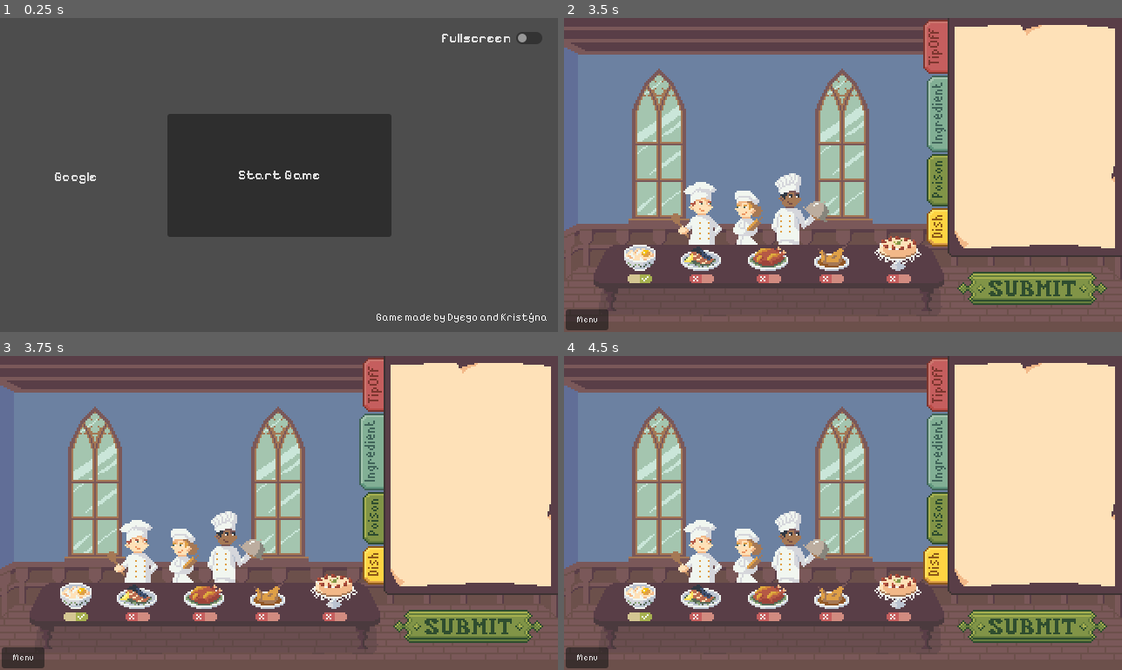
Above: before the commit, frames 1-4 (two rows, left to right).
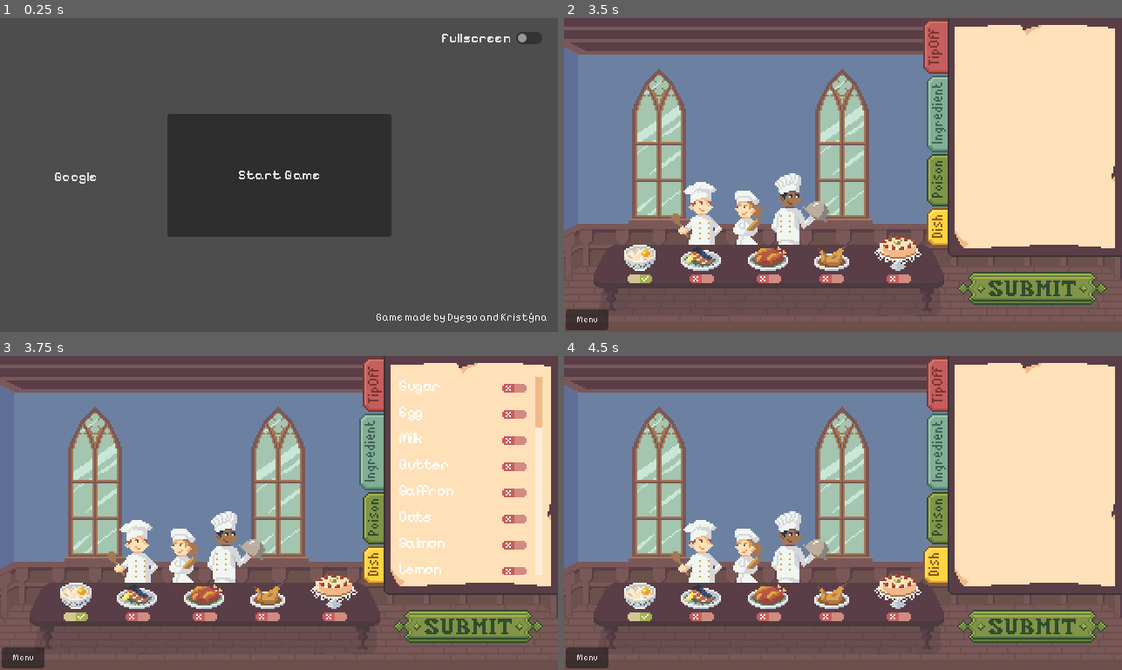
Above: after the commit, the same moments.

Repository: krstnvz/brackeys-gamejam
Game: Godot game, scene res://scenes/game/root.tscn
Same seed, same stepped clock (60 frames per second), same inputs: the game is played once before the commit and once after it.
Inputs (mouse positions are in pixels of both pictures, inside the frame that each line leads up to):
- Up to frame 1 (0.25 s): no input
- Up to frame 2 (3.5 s): click "Start Game" at 0.5 s; click (642, 278) at 1.27 s; click (1105, 178) at 2 s; click (932, 46) at 2.75 s
- Up to frame 3 (3.75 s): click (368, 450) at 3.5 s
- Up to frame 4 (4.5 s): click (932, 563) at 4.25 s

Frames 1-2 are identical in both runs. In frame 3, 2.4% of the frame differs, in the area x 71-98%, y 6-70%; in frame 4, nothing differs.

Commit message:
feat: make the menu and scroll view theme

Diff:
--- a/project.godot
+++ b/project.godot
@@ -37,6 +37,7 @@
 
 [rendering]
 
+textures/canvas_textures/default_texture_filter=0
 rendering_device/driver.windows="d3d12"
 renderer/rendering_method="gl_compatibility"
 renderer/rendering_method.mobile="gl_compatibility"
--- a/scenes/components/IngredientButton.tscn
+++ b/scenes/components/IngredientButton.tscn
@@ -1,9 +1,35 @@
 [gd_scene format=3 uid="uid://62xkmihlpayo"]
 
+[ext_resource type="Texture2D" uid="uid://blbu554ro8wrk" path="res://sprites/UI/toggle.png" id="1_ndfg6"]
 [ext_resource type="Script" uid="uid://chod3qf8g80ti" path="res://scripts/ingredients/ingredient_button.gd" id="1_ta6o6"]
 
-[node name="CheckButton" type="CheckButton" unique_id=2063293023]
-offset_right = 44.0
-offset_bottom = 24.0
+[sub_resource type="AtlasTexture" id="AtlasTexture_ndfg6"]
+atlas = ExtResource("1_ndfg6")
+region = Rect2(0, 0, 14, 5)
+
+[sub_resource type="AtlasTexture" id="AtlasTexture_j5jj3"]
+atlas = ExtResource("1_ndfg6")
+region = Rect2(0, 5, 14, 5)
+
+[node name="Label" type="Label" unique_id=1160190821]
+offset_right = 20.0
+offset_bottom = 11.0
+size_flags_horizontal = 3
+theme_override_font_sizes/font_size = 8
 text = "name"
+text_direction = 1
 script = ExtResource("1_ta6o6")
+
+[node name="TextureButton" type="TextureButton" parent="." unique_id=1458371996]
+layout_mode = 1
+anchors_preset = -1
+anchor_top = 0.5
+anchor_bottom = 0.5
+offset_left = 59.0
+offset_top = -1.5
+offset_right = 73.0
+offset_bottom = 3.5
+grow_horizontal = 2
+grow_vertical = 2
+texture_normal = SubResource("AtlasTexture_ndfg6")
+texture_pressed = SubResource("AtlasTexture_j5jj3")
--- a/scenes/game/level_1.tscn
+++ b/scenes/game/level_1.tscn
@@ -20,10 +20,11 @@
 [ext_resource type="PackedScene" uid="uid://btaiju14nygip" path="res://scenes/game/side_menu.tscn" id="18_u0pkn"]
 [ext_resource type="Texture2D" uid="uid://vb52msgfi0k7" path="res://sprites/UI/buttons/fancy_button.png" id="20_15xv0"]
 [ext_resource type="Script" uid="uid://jhes5jx3ht77" path="res://scripts/overlay_visibility.gd" id="27_bjnfs"]
-[ext_resource type="Script" uid="uid://bl7126h1hxp4c" path="res://scripts/ingredients/ingredient_list.gd" id="28_1em48"]
-[ext_resource type="PackedScene" uid="uid://62xkmihlpayo" path="res://scenes/components/IngredientButton.tscn" id="29_l23sr"]
 [ext_resource type="Script" uid="uid://rohhvs6o5y5k" path="res://scripts/cooks/cook_statement.gd" id="30_wd80t"]
 [ext_resource type="Resource" uid="uid://cmd7y583cyq1w" path="res://data objects/cooks/level1/rose1.tres" id="31_q82fx"]
+
+[sub_resource type="Resource" id="Resource_4xw7v"]
+metadata/__load_path__ = "res://data objects/dishes/sweet_porridge.tres"
 
 [sub_resource type="AtlasTexture" id="AtlasTexture_8i3vp"]
 resource_local_to_scene = true
@@ -63,6 +64,7 @@
 offset_top = 258.0
 offset_right = 87.0
 offset_bottom = 275.0
+dish = SubResource("Resource_4xw7v")
 
 [node name="DishButton2" parent="Dishes" unique_id=1160370312 instance=ExtResource("3_2cwer")]
 offset_left = 132.0
@@ -151,42 +153,6 @@
 
 [node name="Overlays" type="Node" parent="." unique_id=1645188447]
 
-[node name="IngredientsOverlay" type="CanvasLayer" parent="Overlays" unique_id=2074792183]
-visible = false
-script = ExtResource("27_bjnfs")
-
-[node name="ColorRect" type="ColorRect" parent="Overlays/IngredientsOverlay" unique_id=486545134]
-offset_left = 437.0
-offset_top = 33.0
-offset_right = 640.0
-offset_bottom = 355.0
-color = Color(0.18039216, 0.18039216, 0.18039216, 1)
-
-[node name="CancelButton" type="Button" parent="Overlays/IngredientsOverlay" unique_id=1317162803]
-anchors_preset = 8
-anchor_left = 0.5
-anchor_top = 0.5
-anchor_right = 0.5
-anchor_bottom = 0.5
-offset_left = 293.0
-offset_top = -141.0
-offset_right = 312.0
-offset_bottom = -110.0
-grow_horizontal = 2
-grow_vertical = 2
-text = "X"
-
-[node name="ScrollContainer" type="ScrollContainer" parent="Overlays/IngredientsOverlay" unique_id=677144390]
-offset_left = 445.0
-offset_top = 75.0
-offset_right = 633.0
-offset_bottom = 345.0
-
-[node name="VBoxContainer" type="VBoxContainer" parent="Overlays/IngredientsOverlay/ScrollContainer" unique_id=1810388603]
-layout_mode = 2
-script = ExtResource("28_1em48")
-ingredient_button = ExtResource("29_l23sr")
-
 [node name="TipOffOverlay" type="CanvasLayer" parent="Overlays" unique_id=754780104]
 visible = false
 script = ExtResource("27_bjnfs")
@@ -357,16 +323,10 @@
 theme_override_font_sizes/font_size = 10
 text = "Menu"
 
-[connection signal="refresh_ingredients" from="Dishes/DishButton1" to="Overlays/IngredientsOverlay/ScrollContainer/VBoxContainer" method="_on_dish_button_refresh_ingredients"]
-[connection signal="refresh_ingredients" from="Dishes/DishButton2" to="Overlays/IngredientsOverlay/ScrollContainer/VBoxContainer" method="_on_dish_button_refresh_ingredients"]
-[connection signal="refresh_ingredients" from="Dishes/DishButton3" to="Overlays/IngredientsOverlay/ScrollContainer/VBoxContainer" method="_on_dish_button_refresh_ingredients"]
-[connection signal="refresh_ingredients" from="Dishes/DishButton4" to="Overlays/IngredientsOverlay/ScrollContainer/VBoxContainer" method="_on_dish_button_refresh_ingredients"]
-[connection signal="refresh_ingredients" from="Dishes/DishButton5" to="Overlays/IngredientsOverlay/ScrollContainer/VBoxContainer" method="_on_dish_button_refresh_ingredients"]
 [connection signal="button_up" from="Cooks/Simon" to="Overlays/SimonStatementOverlay" method="_on_visibility_button_up"]
 [connection signal="button_up" from="Cooks/Rose" to="Overlays/RoseStatementOverlay" method="_on_visibility_button_up"]
 [connection signal="button_up" from="Cooks/Peter" to="Overlays/PeterStatementOverlay" method="_on_visibility_button_up"]
 [connection signal="button_up" from="SubmitButton" to="." method="_on_submit_button_button_up"]
-[connection signal="button_up" from="Overlays/IngredientsOverlay/CancelButton" to="Overlays/IngredientsOverlay" method="_on_cancel_button_button_up"]
 [connection signal="button_up" from="Overlays/TipOffOverlay/CancelButton" to="Overlays/TipOffOverlay" method="_on_cancel_button_button_up"]
 [connection signal="button_up" from="Overlays/BookOverlay/CancelButton" to="Overlays/BookOverlay" method="_on_cancel_button_button_up"]
 [connection signal="button_up" from="Button" to="." method="_on_button_button_up"]
--- a/scenes/game/side_menu.tscn
+++ b/scenes/game/side_menu.tscn
@@ -3,6 +3,29 @@
 [ext_resource type="Texture2D" uid="uid://bquhnodu5r17i" path="res://sprites/UI/page.png" id="1_sfjtl"]
 [ext_resource type="Texture2D" uid="uid://dgvnal4xcchrh" path="res://sprites/UI/tabs/tabs.png" id="2_7smlm"]
 [ext_resource type="Script" uid="uid://bul2aj0i40rbw" path="res://scripts/side_menu.gd" id="2_tprfx"]
+[ext_resource type="Theme" uid="uid://dpiy3ra2b8o0n" path="res://scroll_bar_theme.tres" id="4_5tn8c"]
+[ext_resource type="Script" uid="uid://bl7126h1hxp4c" path="res://scripts/ingredients/ingredient_list.gd" id="4_8bece"]
+[ext_resource type="PackedScene" uid="uid://62xkmihlpayo" path="res://scenes/components/IngredientButton.tscn" id="5_5tn8c"]
+
+[sub_resource type="AtlasTexture" id="AtlasTexture_8bece"]
+atlas = ExtResource("2_7smlm")
+region = Rect2(0, 0, 17, 31)
+margin = Rect2(5, 0, 0, 0)
+
+[sub_resource type="AtlasTexture" id="AtlasTexture_5tn8c"]
+atlas = ExtResource("2_7smlm")
+region = Rect2(0, 0, 17, 36)
+margin = Rect2(3, 0, 0, 0)
+
+[sub_resource type="AtlasTexture" id="AtlasTexture_ag36e"]
+atlas = ExtResource("2_7smlm")
+region = Rect2(51, 0, 17, 44)
+margin = Rect2(5, 0, 0, 0)
+
+[sub_resource type="AtlasTexture" id="AtlasTexture_6ssl5"]
+atlas = ExtResource("2_7smlm")
+region = Rect2(51, 0, 17, 44)
+margin = Rect2(3, 0, 0, 0)
 
 [sub_resource type="AtlasTexture" id="AtlasTexture_tprfx"]
 atlas = ExtResource("2_7smlm")
@@ -12,16 +35,6 @@
 [sub_resource type="AtlasTexture" id="AtlasTexture_6b44u"]
 atlas = ExtResource("2_7smlm")
 region = Rect2(17, 0, 17, 30)
-margin = Rect2(3, 0, 0, 0)
-
-[sub_resource type="AtlasTexture" id="AtlasTexture_8bece"]
-atlas = ExtResource("2_7smlm")
-region = Rect2(0, 0, 17, 31)
-margin = Rect2(5, 0, 0, 0)
-
-[sub_resource type="AtlasTexture" id="AtlasTexture_5tn8c"]
-atlas = ExtResource("2_7smlm")
-region = Rect2(0, 0, 17, 36)
 margin = Rect2(3, 0, 0, 0)
 
 [sub_resource type="AtlasTexture" id="AtlasTexture_sfjtl"]
@@ -34,16 +47,6 @@
 region = Rect2(34, 0, 17, 22)
 margin = Rect2(3, 0, 0, 0)
 
-[sub_resource type="AtlasTexture" id="AtlasTexture_ag36e"]
-atlas = ExtResource("2_7smlm")
-region = Rect2(51, 0, 17, 44)
-margin = Rect2(5, 0, 0, 0)
-
-[sub_resource type="AtlasTexture" id="AtlasTexture_6ssl5"]
-atlas = ExtResource("2_7smlm")
-region = Rect2(51, 0, 17, 44)
-margin = Rect2(3, 0, 0, 0)
-
 [node name="SideMenu" type="TextureRect" unique_id=2017203291]
 texture_filter = 1
 offset_left = 34.0
@@ -52,18 +55,6 @@
 scale = Vector2(2, 2)
 texture = ExtResource("1_sfjtl")
 script = ExtResource("2_tprfx")
-
-[node name="BookButton" type="TextureButton" parent="." unique_id=156124191]
-texture_filter = 1
-layout_mode = 1
-offset_left = -17.5
-offset_top = 77.5
-offset_right = -0.5
-offset_bottom = 107.5
-toggle_mode = true
-texture_normal = SubResource("AtlasTexture_tprfx")
-texture_pressed = SubResource("AtlasTexture_6b44u")
-texture_hover = SubResource("AtlasTexture_6b44u")
 
 [node name="TipOffButton" type="TextureButton" parent="." unique_id=485438522]
 texture_filter = 1
@@ -77,6 +68,28 @@
 texture_pressed = SubResource("AtlasTexture_5tn8c")
 texture_hover = SubResource("AtlasTexture_5tn8c")
 
+[node name="IngredientButton" type="TextureButton" parent="." unique_id=1850166629]
+texture_filter = 1
+layout_mode = 0
+offset_left = -17.0
+offset_top = 32.5
+offset_bottom = 76.5
+toggle_mode = true
+texture_normal = SubResource("AtlasTexture_ag36e")
+texture_pressed = SubResource("AtlasTexture_6ssl5")
+texture_hover = SubResource("AtlasTexture_6ssl5")
+
+[node name="BookButton" type="TextureButton" parent="." unique_id=156124191]
+texture_filter = 1
+layout_mode = 1
+offset_left = -17.0
+offset_top = 77.5
+offset_bottom = 107.5
+toggle_mode = true
+texture_normal = SubResource("AtlasTexture_tprfx")
+texture_pressed = SubResource("AtlasTexture_6b44u")
+texture_hover = SubResource("AtlasTexture_6b44u")
+
 [node name="DishButton" type="TextureButton" parent="." unique_id=900945569]
 texture_filter = 1
 layout_mode = 1
@@ -88,23 +101,30 @@
 texture_pressed = SubResource("AtlasTexture_j5h4h")
 texture_hover = SubResource("AtlasTexture_j5h4h")
 
-[node name="IngredientButton" type="TextureButton" parent="." unique_id=1850166629]
-texture_filter = 1
-layout_mode = 0
-offset_left = -17.5
-offset_top = 32.5
-offset_right = -0.5
-offset_bottom = 76.5
-toggle_mode = true
-texture_normal = SubResource("AtlasTexture_ag36e")
-texture_pressed = SubResource("AtlasTexture_6ssl5")
-texture_hover = SubResource("AtlasTexture_6ssl5")
+[node name="ScrollContainer" type="ScrollContainer" parent="." unique_id=1233063819]
+layout_mode = 1
+anchors_preset = -1
+anchor_left = 0.09
+anchor_top = 0.08400001
+anchor_right = 0.09
+anchor_bottom = 0.08400001
+offset_top = -0.0080013275
+offset_right = 82.0
+offset_bottom = 113.492
+theme = ExtResource("4_5tn8c")
+horizontal_scroll_mode = 0
 
+[node name="VBoxContainer" type="VBoxContainer" parent="ScrollContainer" unique_id=236219862]
+layout_mode = 2
+size_flags_horizontal = 3
+script = ExtResource("4_8bece")
+ingredient_button = ExtResource("5_5tn8c")
+
+[connection signal="button_up" from="TipOffButton" to="." method="_on_tip_off_button_button_up"]
+[connection signal="toggled" from="TipOffButton" to="." method="_on_tip_off_button_toggled"]
+[connection signal="button_up" from="IngredientButton" to="." method="_on_ingredient_button_button_up"]
+[connection signal="toggled" from="IngredientButton" to="." method="_on_ingredient_button_toggled"]
 [connection signal="button_up" from="BookButton" to="." method="_on_book_button_button_up"]
 [connection signal="toggled" from="BookButton" to="." method="_on_book_button_toggled"]
-[connection signal="button_up" from="TipOffButton" to="." method="_on_tip_off_button_button_up"]
-[connection signal="toggled" from="TipOffButton" to="." method="_on_tip_off_button_toggled"]
 [connection signal="button_up" from="DishButton" to="." method="_on_dish_button_button_up"]
 [connection signal="toggled" from="DishButton" to="." method="_on_dish_button_toggled"]
-[connection signal="button_up" from="IngredientButton" to="." method="_on_ingredient_button_button_up"]
-[connection signal="toggled" from="IngredientButton" to="." method="_on_ingredient_button_toggled"]
--- a/scripts/ingredients/ingredient_button.gd
+++ b/scripts/ingredients/ingredient_button.gd
@@ -1,4 +1,4 @@
-extends CheckButton
+extends Label
 
 signal item_toggled
 
@@ -14,8 +14,8 @@
 
 func add_ingredient(item):
 	model = item
-	self.text = IngredientsData.Ingredient.keys()[model.ingredient]
-	self.button_pressed = model.is_checked
+	self.text = item.get_name()
+	$TextureButton.button_pressed = model.is_checked
 
 func _on_toggled(toggled_on: bool) -> void:
 	model.is_checked = toggled_on
--- a/scripts/ingredients/ingredients_data.gd
+++ b/scripts/ingredients/ingredients_data.gd
@@ -60,3 +60,68 @@
 class IngredientModel:
 	var ingredient: Ingredient
 	var is_checked: bool = false
+
+	func get_name() -> String:
+		match ingredient:
+			Ingredient.SUGAR:
+				return "Sugar"
+			Ingredient.EGG:
+				return "Egg"
+			Ingredient.MILK:
+				return "Milk"
+			Ingredient.BUTTER:
+				return "Butter"
+			Ingredient.SAFFRON:
+				return "Saffron"
+			Ingredient.OATS:
+				return "Oats"
+			Ingredient.SALMON:
+				return "Salmon"
+			Ingredient.LEMON:
+				return "Lemon"
+			Ingredient.DILL:
+				return "Dill"
+			Ingredient.SALT:
+				return "Salt"
+			Ingredient.CHICKEN:
+				return "Chicken"
+			Ingredient.CARROT:
+				return "Carrot"
+			Ingredient.PARSNIP:
+				return "Parsnip"
+			Ingredient.ONION:
+				return "Onion"
+			Ingredient.ROSEMARY:
+				return "Rosemary"
+			Ingredient.PEAR:
+				return "Pear"
+			Ingredient.CINNAMON:
+				return "Cinnamon"
+			Ingredient.HONEY:
+				return "Honey"
+			Ingredient.RASPBERRY:
+				return "Raspberry"
+			Ingredient.STRAWBERRY:
+				return "Strawberry"
+			Ingredient.CREAM_CHEESE:
+				return "Cream Cheese"
+			Ingredient.GOAT_CHEESE:
+				return "Goat Cheese"
+			Ingredient.OLIVE_OIL:
+				return "Olive Oil"
+			Ingredient.SPINACH:
+				return "Spinach"
+			Ingredient.WALNUT:
+				return "Walnut"
+			Ingredient.VINEGAR:
+				return "Vinegar"
+			Ingredient.GARLIC:
+				return "Garlic"
+			Ingredient.CREAM:
+				return "Cream"
+			Ingredient.YOGURT:
+				return "Yogurt"
+			Ingredient.BLUEBERRY:
+				return "Blueberry"
+			_:
+				return "NONE"
--- a/scripts/side_menu.gd
+++ b/scripts/side_menu.gd
@@ -1,7 +1,9 @@
 extends TextureRect
 
+@onready var ingredients_container: ScrollContainer = $ScrollContainer
+
 enum Tab {
-	BOOK, TIP_OFF, DISH, INGREDIENT, NONE
+	TIP_OFF, INGREDIENT, BOOK, DISH, NONE
 }
 
 var is_menu_open: bool = false
@@ -11,10 +13,10 @@
 # Called when the node enters the scene tree for the first time.
 func _ready() -> void:
 	buttons = [
+		$TipOffButton,
+		$IngredientButton,
 		$BookButton,
-		$TipOffButton,
 		$DishButton,
-		$IngredientButton
 	]
 
 # Called every frame. 'delta' is the elapsed time since the previous frame.
@@ -56,28 +58,30 @@
 	selected_tab = tab
 	update_buttons_toggle_state(selected_tab)
 
+func _on_tip_off_button_button_up() -> void:
+	trigger_tab(Tab.TIP_OFF)
+	ingredients_container.visible = false
+
+func _on_ingredient_button_button_up() -> void:
+	trigger_tab(Tab.INGREDIENT)
+	ingredients_container.visible = true
+
 func _on_book_button_button_up() -> void:
 	trigger_tab(Tab.BOOK)
-
-func _on_tip_off_button_button_up() -> void:
-	trigger_tab(Tab.TIP_OFF)
+	ingredients_container.visible = false
 
 func _on_dish_button_button_up() -> void:
 	trigger_tab(Tab.DISH)
+	ingredients_container.visible = false
 
-func _on_ingredient_button_button_up() -> void:
-	trigger_tab(Tab.INGREDIENT)
+func _on_tip_off_button_toggled(toggled_on: bool) -> void:
+	pass
 
-# Not Used
+func _on_ingredient_button_toggled(toggled_on: bool) -> void:
+	pass
 
 func _on_book_button_toggled(toggled_on: bool) -> void:
 	pass
 
-func _on_tip_off_button_toggled(toggled_on: bool) -> void:
-	pass
-
 func _on_dish_button_toggled(toggled_on: bool) -> void:
 	pass
-
-func _on_ingredient_button_toggled(toggled_on: bool) -> void:
-	pass
--- /dev/null
+++ b/scroll_bar_theme.tres
@@ -0,0 +1,17 @@
+[gd_resource type="Theme" format=3 uid="uid://dpiy3ra2b8o0n"]
+
+[sub_resource type="StyleBoxFlat" id="StyleBoxFlat_l407p"]
+bg_color = Color(0.9490196, 0.72156864, 0.53333336, 1)
+
+[sub_resource type="StyleBoxFlat" id="StyleBoxFlat_7s2qj"]
+content_margin_left = 2.0
+content_margin_top = 0.0
+content_margin_right = 2.0
+content_margin_bottom = 0.0
+bg_color = Color(1, 0.93333334, 0.84000003, 1)
+
+[resource]
+VScrollBar/styles/grabber = SubResource("StyleBoxFlat_l407p")
+VScrollBar/styles/grabber_highlight = SubResource("StyleBoxFlat_l407p")
+VScrollBar/styles/grabber_pressed = SubResource("StyleBoxFlat_l407p")
+VScrollBar/styles/scroll = SubResource("StyleBoxFlat_7s2qj")
